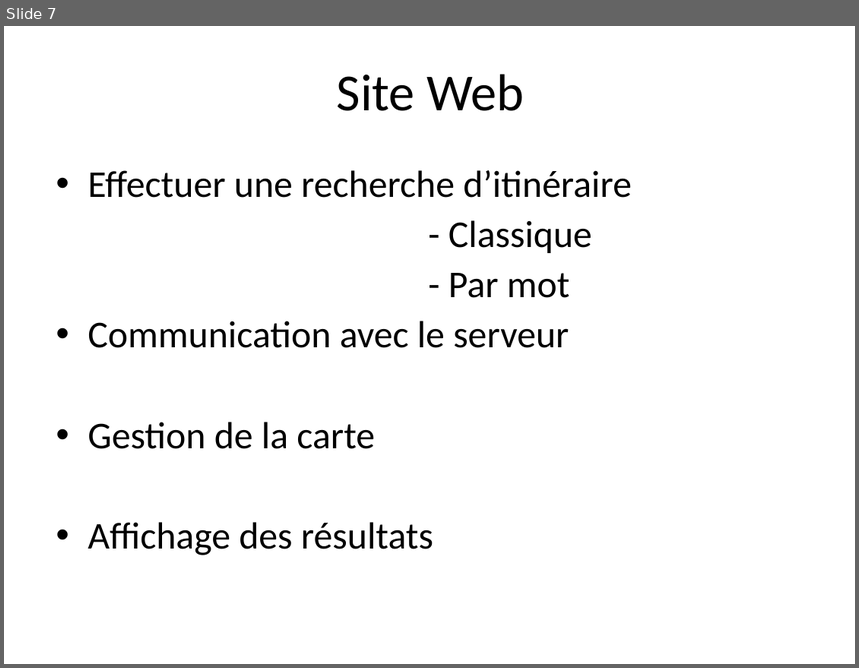
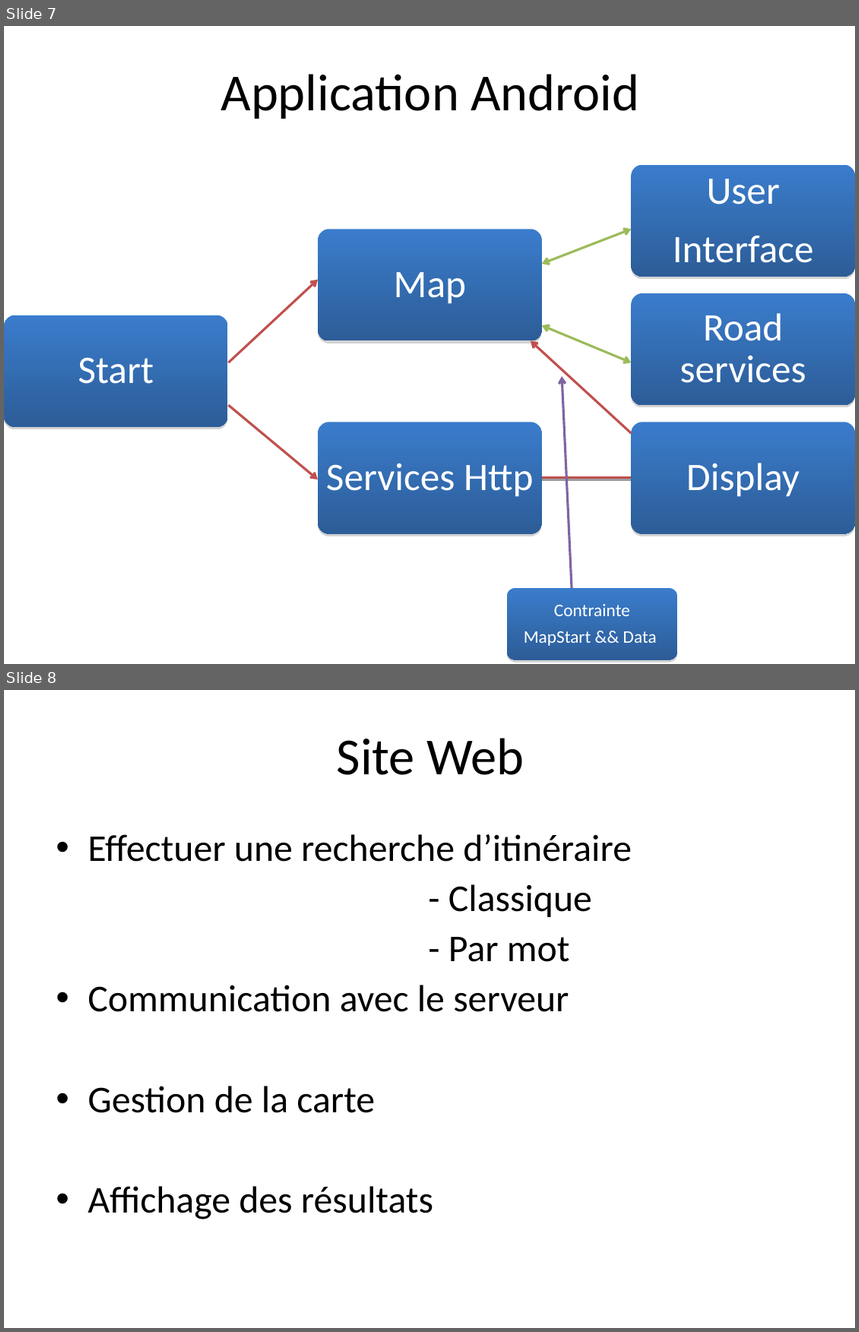
Before and after one commit to gestinronan/Projet-BMA, a slide deck: Documents/ppt-final.ppt. Shown one above the other, each under a label of ours: slide 7 before the commit, slides 7 and 8 after it. The pictures are 859x668 and 859x1332 pixels, drawn with LibreOffice and Linux fonts; fonts in the diff are those of the drawing; background and template pictures are left out. Boxes give left, top, right and bottom in pixels: in the first picture for what was removed or moved away, otherwise in the second. Text is boxed around its words. In the diff, an @@ line names an element or a change of style, - is before the commit and + after.

Commit message:
add app archit on ppt

```diff
--- a/Documents/ppt-final.ppt
+++ b/Documents/ppt-final.ppt
@@ slide 7 added at (4,26,855,664), background picture (left out) @@
@@ title added at (221,74,639,119), 44 pt, text #000000 @@
+Application Android
@@ double arrow added from (631, 230) to (542, 263), #9BBB59 2.01 pt @@
@@ arrow added from (229, 363) to (318, 280), #C0504D 2.01 pt @@
@@ arrow added from (631, 433) to (531, 341), #C0504D 2.01 pt @@
@@ double arrow added from (631, 363) to (542, 325), #9BBB59 2.01 pt @@
@@ arrow added from (572, 588) to (562, 376), #8064A2 2.01 pt @@
@@ arrow added from (229, 406) to (318, 480), #C0504D 2.01 pt @@
@@ group added at (4,165,855,534): 7 freeform shapes @@
+Start
+Map
+User
+Interface
+Road services
+Services Http
+Display
@@ freeform shape added at (507,588,677,661), fill gradient #3A7CCB to #2C5D98, 15 pt, text #FFFFFF @@
+Contrainte
+MapStart && Data
@@ what was slide 7 is now slide 8 @@
```
